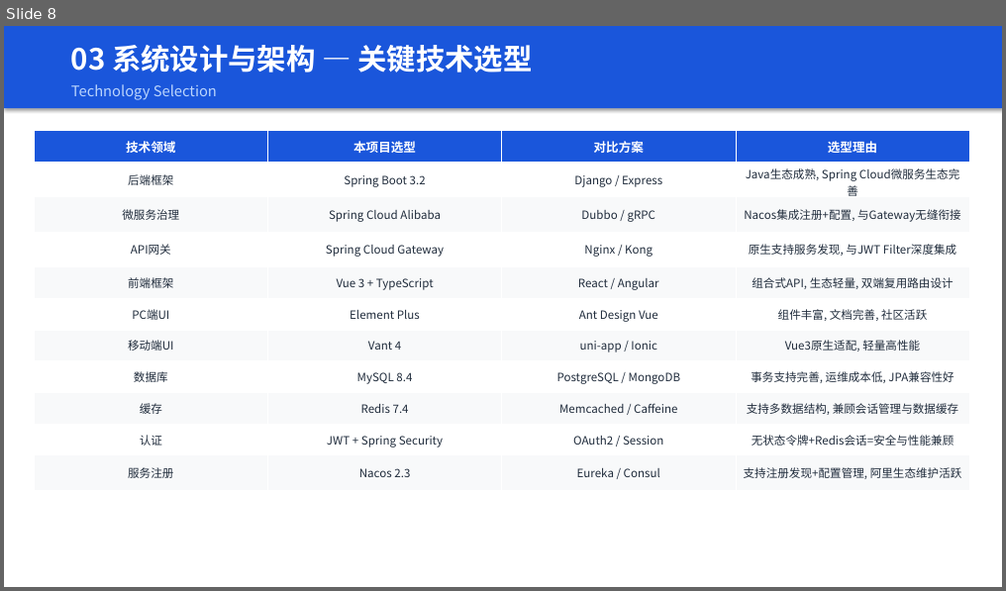
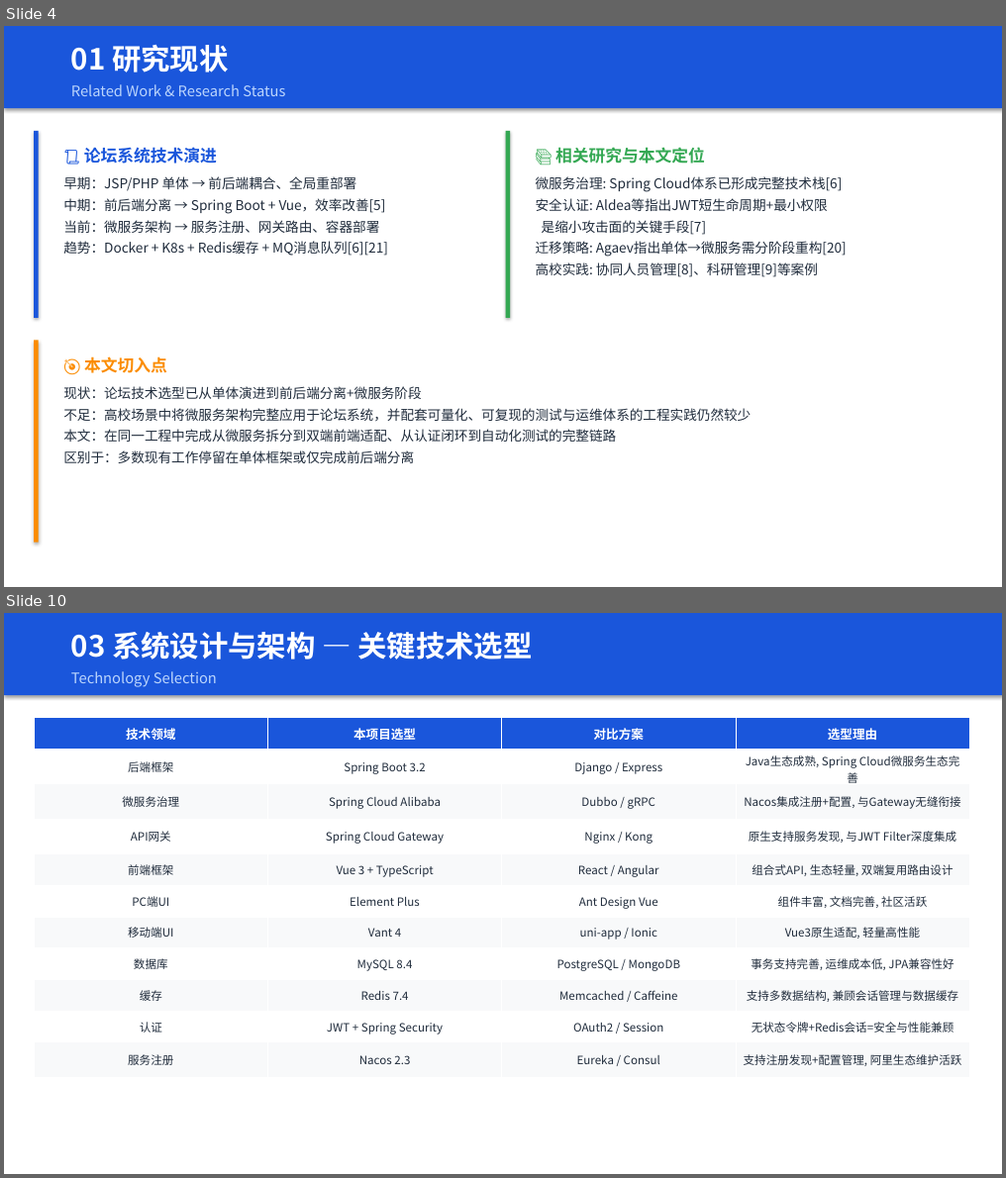
Before and after one commit to Wkjlovec/graduation_project_zhuang, a slide deck: docs/毕业答辩PPT.pptx. Shown one above the other, each under a label of ours: slide 8 before the commit, slides 4 and 10 after it; the slides between them are not shown. The pictures are 1006x591 and 1006x1178 pixels, drawn with LibreOffice and Linux fonts; fonts in the diff are those of the drawing. Boxes give left, top, right and bottom in pixels: in the first picture for what was removed or moved away, otherwise in the second. Text is boxed around its words. In the diff, an @@ line names an element or a change of style, - is before the commit and + after.

```diff
--- a/docs/毕业答辩PPT.pptx
+++ b/docs/毕业答辩PPT.pptx
@@ slide 4 added at (x1=4, y1=26, x2=1002, y2=587), background #FFFFFF @@
@@ rounded rectangle added at (x1=4, y1=26, x2=1002, y2=108), fill #1A56DB @@
@@ text added at (x1=71, y1=45, x2=228, y2=73), 28 pt, text #FFFFFF, bold @@
+01 研究现状
@@ text added at (x1=71, y1=84, x2=285, y2=96), 14 pt, text #BBD5FD @@
+Related Work & Research Status
@@ rounded rectangle added at (x1=34, y1=131, x2=483, y2=318), fill #FFFFFF @@
@@ rounded rectangle added at (x1=34, y1=131, x2=39, y2=318), fill #1A56DB @@
@@ rounded rectangle added at (x1=506, y1=131, x2=954, y2=318), fill #FFFFFF @@
@@ rounded rectangle added at (x1=506, y1=131, x2=510, y2=318), fill #34A853 @@
@@ text added at (x1=84, y1=147, x2=217, y2=164), 16 pt, text #1A56DB, bold @@
+📜 论坛系统技术演进
@@ text added at (x1=555, y1=147, x2=705, y2=164), 16 pt, text #34A853, bold @@
+📚 相关研究与本文定位
@@ text added at (x1=63, y1=176, x2=388, y2=256), 13 pt, text #202C3C @@
+早期：JSP/PHP 单体 → 前后端耦合、全局重部署
+中期：前后端分离 → Spring Boot + Vue，效率改善[5]
+当前：微服务架构 → 服务注册、网关路由、容器部署
+趋势：Docker + K8s + Redis缓存 + MQ消息队列[6][21]
@@ text added at (x1=536, y1=176, x2=846, y2=277), 13 pt, text #202C3C @@
+微服务治理: Spring Cloud体系已形成完整技术栈[6]
+安全认证: Aldea等指出JWT短生命周期+最小权限
+是缩小攻击面的关键手段[7]
+迁移策略: Agaev指出单体→微服务需分阶段重构[20]
+高校实践: 协同人员管理[8]、科研管理[9]等案例
@@ rounded rectangle added at (x1=34, y1=341, x2=954, y2=543), fill #FFFFFF @@
@@ rounded rectangle added at (x1=34, y1=341, x2=39, y2=543), fill #FB8C00 @@
@@ text added at (x1=84, y1=357, x2=167, y2=373), 16 pt, text #FB8C00, bold @@
+🎯 本文切入点
@@ text added at (x1=63, y1=386, x2=750, y2=464), 13 pt, text #202C3C @@
+现状：论坛技术选型已从单体演进到前后端分离+微服务阶段
+不足：高校场景中将微服务架构完整应用于论坛系统，并配套可量化、可复现的测试与运维体系的工程实践仍然较少
+本文：在同一工程中完成从微服务拆分到双端前端适配、从认证闭环到自动化测试的完整链路
+区别于：多数现有工作停留在单体框架或仅完成前后端分离
@@ what was slide 8 is now slide 10 @@
```
Also in this commit, not shown: 8 slides changed, 1 other slide added, 1 other file.
